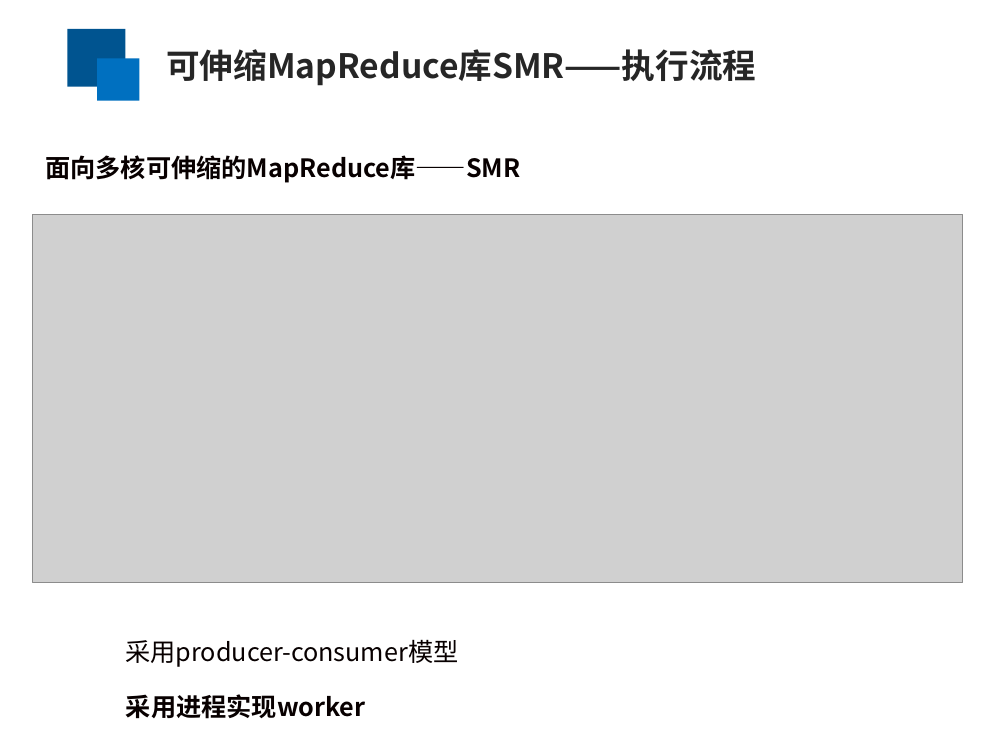
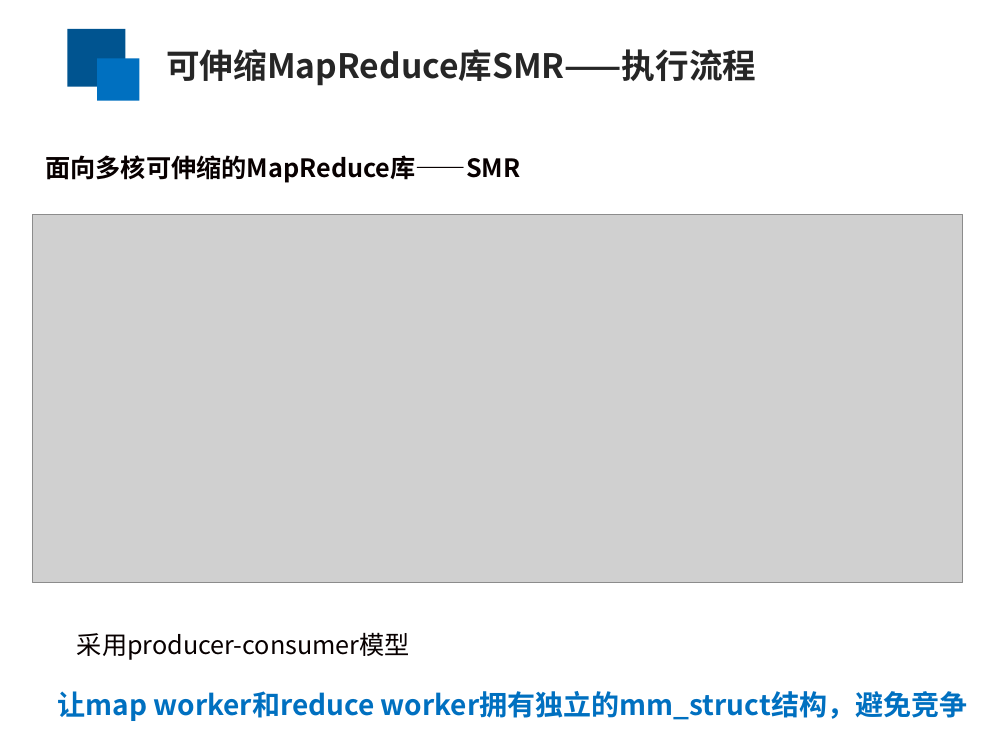
Before and after one commit to yufenyu/work, a slide deck: slide 12 of dmr_paper/paper/chinaSys-2016.ppt. Drawn at 1008x756 pixels with LibreOffice and Linux fonts; fonts in the diff are those of the drawing; grey boxes stand for pictures. Boxes give left, top, right and bottom in pixels: in the first picture for what was removed or moved away, otherwise in the second. Text is boxed around its words. In the diff, an @@ line names an element or a change of style, - is before the commit and + after.

```diff
--- a/dmr_paper/paper/chinaSys-2016.ppt
+++ b/dmr_paper/paper/chinaSys-2016.ppt
@@ text "采用producer-consumer模型": place and size @@
-text "采用producer-consumer模型" at [125,639,458,667]
+text "采用producer-consumer模型" at [77,632,410,660]
@@ text added at [58,691,967,721], 20 pt, text #0070C0, bold @@
+让map worker和reduce worker拥有独立的mm_struct结构，避免竞争
@@ text removed at [126,694,366,719] @@
-采用进程实现worker
```
Also in this commit, not shown: 14 other slides changed.
